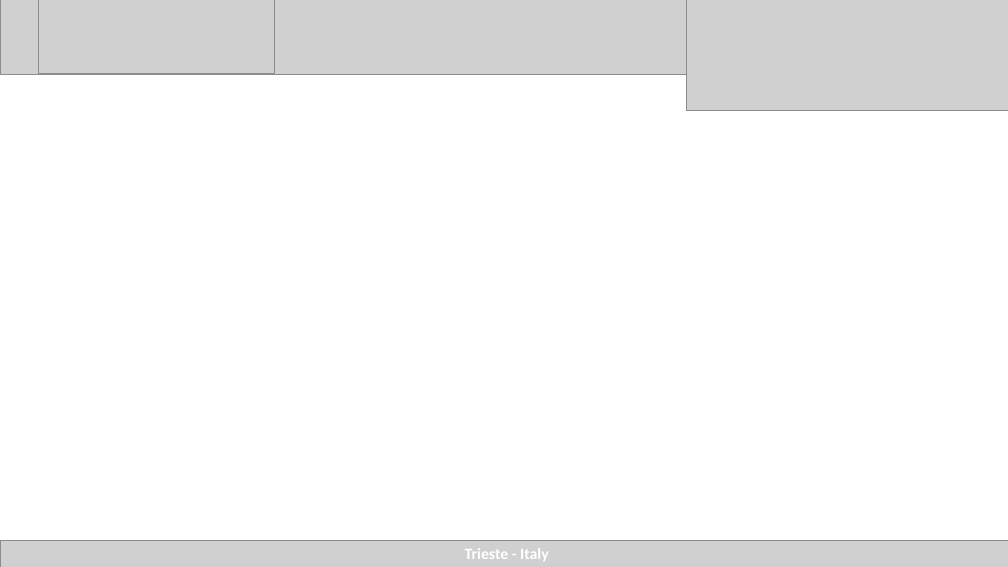
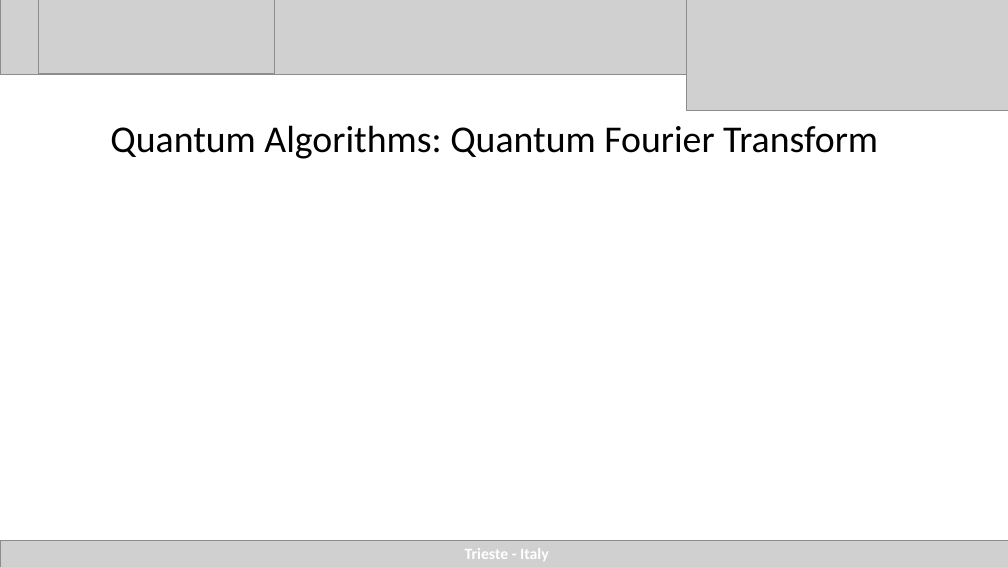
Before and after one commit to agustinsilva447/FPGA, a slide deck: slide 38 of presentacion/presentacion_final/quantum ictp.pptx (slide 34 before the commit). Drawn at 1008x567 pixels with LibreOffice and Linux fonts; fonts in the diff are those of the drawing; grey boxes stand for pictures. Boxes give left, top, right and bottom in pixels: in the first picture for what was removed or moved away, otherwise in the second. Text is boxed around its words. In the diff, an @@ line names an element or a change of style, - is before the commit and + after.

Commit message:
quantum presentation

```diff
--- a/presentacion/presentacion_final/quantum ictp.pptx
+++ b/presentacion/presentacion_final/quantum ictp.pptx
@@ title added at [110,125,878,159], 36 pt, text #000000 @@
+Quantum Algorithms: Quantum Fourier Transform
```
Also in this commit, not shown: 16 other slides changed, 8 slides added, 3 slides removed, 1 other file.
